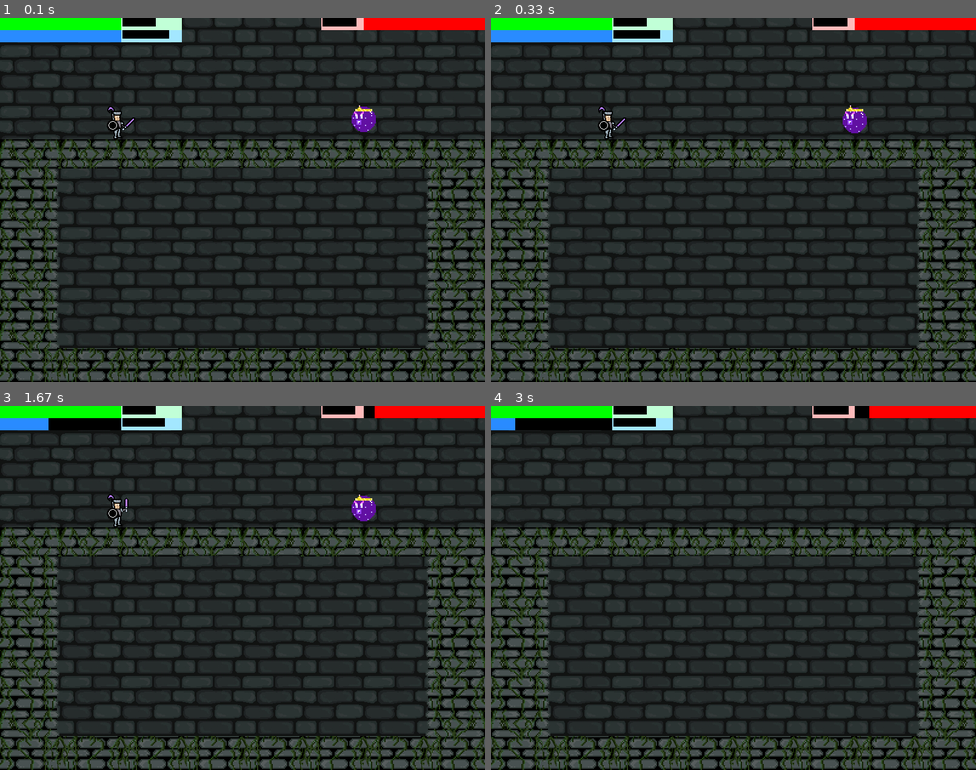
Above: before the commit, frames 1-4 (two rows, left to right).
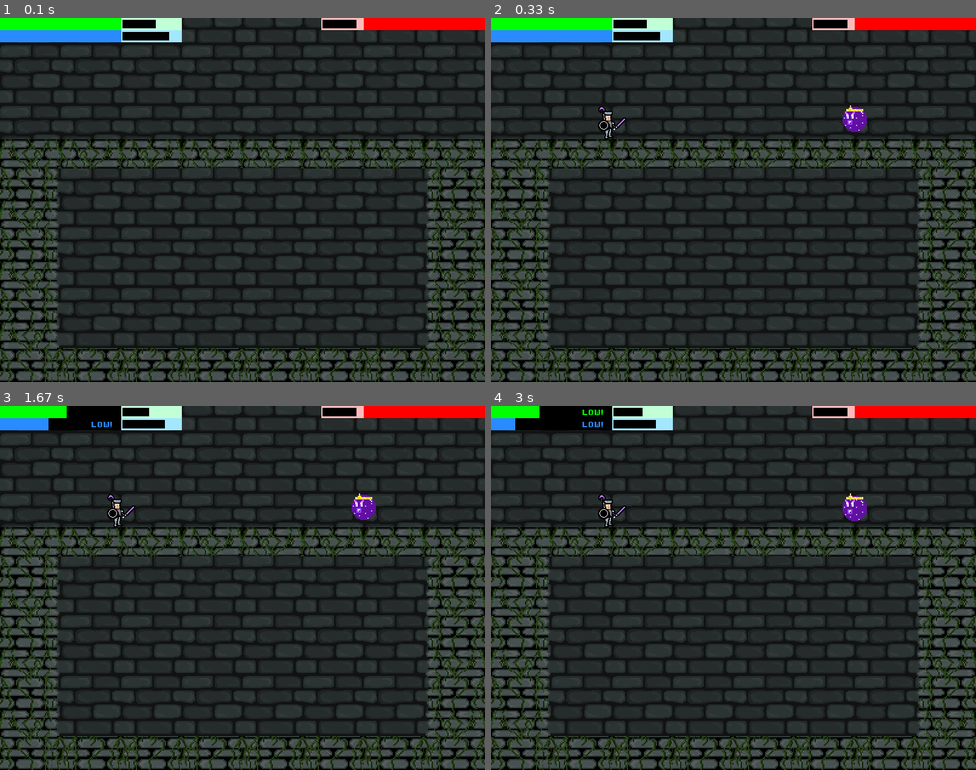
Above: after the commit, the same moments.

Repository: Gabo-TheCreator/MACC_ProyectoProgramacion2020-1
Game: pygame game, started from REQUIEM OF THE FALLEN/main.py
Two runs of this game, one before a commit and one after it. Both use one fixed random seed, a clock stepped at 60 frames per second and the inputs below.
Inputs:
- Up to frame 1 (0.1 s): no input
- Up to frame 2 (0.33 s): no input
- Up to frame 3 (1.67 s): type "an" at 0.33 s; type "n" at 0.73 s; tap Enter at 0.97 s; hold A from 1.23 s (still down)
- Up to frame 4 (3 s): release A at 1.77 s; hold S 2.37-2.67 s

The runs differ from the first frame. In frame 1, 0.7% of the frame differs, in the area x 22-78%, y 0-34%; in frame 2, 0.3%; in frame 3, 0.9%; in frame 4, 1.3%, in the area x 10-78%, y 0-34%.

Commit message:
Life/Mana bars update
>"LOW!" added when life/mana is below 50%
>Looks cute :)

Diff:
--- a/REQUIEM OF THE FALLEN/IngameConstantes.py
+++ b/REQUIEM OF THE FALLEN/IngameConstantes.py
@@ -110,7 +110,7 @@
     nextFrame += 0
     changeSpriteImage(caballero, 0 * 5 + frame)
     changeSpriteImage(virus, 0 * 5 + frame)
-    #pygame.time.wait(100)
+    pygame.time.wait(100)
 
 
 def attackAnimations(SpriteName, xcor, ycor, pngnum, frameaddition, waitTime):
--- a/REQUIEM OF THE FALLEN/inGame.py
+++ b/REQUIEM OF THE FALLEN/inGame.py
@@ -53,9 +53,14 @@
                 pygame.draw.rect(self.screen, Constants.colors.lightGreen, (200, 0, 100, 20))
                 pygame.draw.rect(self.screen, Constants.colors.lightBlue, (200, 20, 100, 20))
                 pygame.draw.rect(self.screen, Constants.colors.lightRed, (530, 0, 70, 20))
-                drawLabel(self.screen, "HP: "+str(self.player.vida), constants.colors.black, constants.colors.trasparent, 20, (202,0))
-                drawLabel(self.screen, "Mana: " + str(self.player.mana), constants.colors.black, constants.colors.trasparent, 20, (202, 20))
-                drawLabel(self.screen, "HP: " + str(self.enemy.vida), constants.colors.black, constants.colors.trasparent, 20, (532, 0))
+                drawLabel(self.screen, "HP: "+str(self.player.vida), constants.colors.black, constants.colors.trasparent, 20, (202,3))
+                drawLabel(self.screen, "Mana: " + str(self.player.mana), constants.colors.black, constants.colors.trasparent, 20, (202, 23))
+                drawLabel(self.screen, "HP: " + str(self.enemy.vida), constants.colors.black, constants.colors.trasparent, 20, (532, 3))
+
+                if self.player.mana <= 50:
+                    drawLabel(self.screen, "LOW!", constants.colors.cyan, constants.colors.trasparent, 20, (150, 23))
+                if self.player.vida <= 50:
+                    drawLabel(self.screen, "LOW!", constants.colors.green, constants.colors.trasparent, 20, (150, 3))
 
                 if index == 0:
                     idleAnimations()
@@ -74,7 +79,7 @@
                         effectAnimations(Slash, 600, 158, 8, 100, 100)
                         index = 0
                         self.player.mana -=20
-                        self.enemy.vida -=15
+                        self.player.vida -=15
             #AQUÍ HERMOSURAS, AQUÍ!!!
             self.loadData()
 
